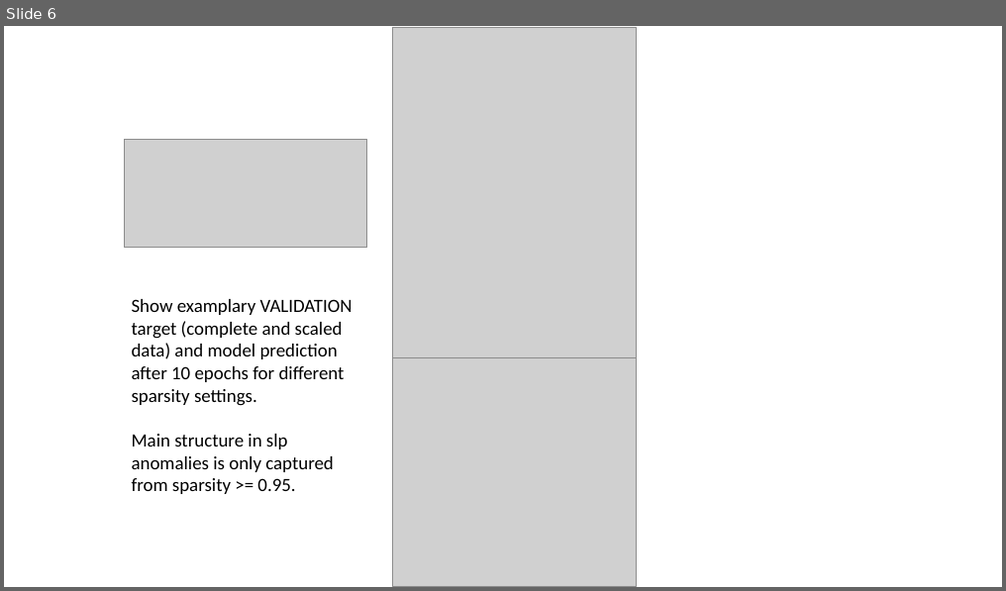
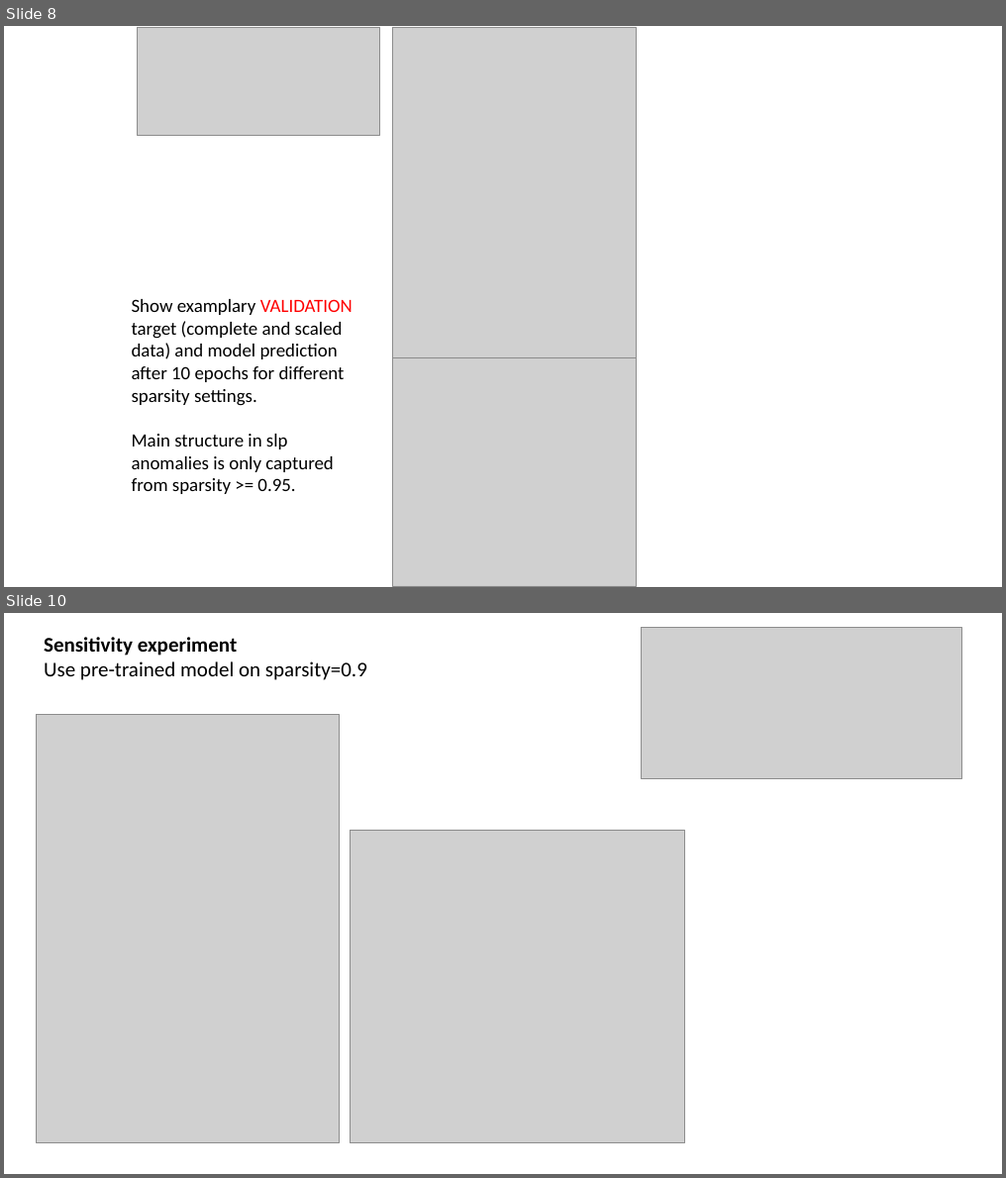
Before and after one commit to MarcoLandtHayen/reconstruct-sparse-inputs, a slide deck: presentations/unet_4conv_slp_realworld.pptx. Shown one above the other, each under a label of ours: slide 6 before the commit, slides 8 and 10 after it; the slides between them are not shown. The pictures are 1006x591 and 1006x1178 pixels, drawn with LibreOffice and Linux fonts; fonts in the diff are those of the drawing; grey boxes stand for pictures. Boxes give left, top, right and bottom in pixels: in the first picture for what was removed or moved away, otherwise in the second. Text is boxed around its words. In the diff, an @@ line names an element or a change of style, - is before the commit and + after.

Commit message:
Update presentation with summary on first experiments with U-Net on slp real world data

```diff
--- a/presentations/unet_4conv_slp_realworld.pptx
+++ b/presentations/unet_4conv_slp_realworld.pptx
@@ slide 10 added at [4, 613, 1002, 1174], background #FFFFFF @@
@@ text added at [44, 637, 367, 680], 20 pt, text #000000 @@
+Sensitivity experiment
+Use pre-trained model on sparsity=0.9
@@ picture added at [642, 627, 962, 779] @@
@@ picture added at [37, 714, 340, 1143] @@
@@ picture added at [350, 830, 684, 1144] @@
@@ what was slide 6 is now slide 8 @@
@@ slide 8 changed as well @@
@@ picture: place and size @@
-picture at [124, 139, 367, 247]
+picture at [137, 27, 380, 135]
@@ text at [132, 299, 352, 406]: text colour #000000 to #FF0000 in "VALIDATION" @@
```
Also in this commit, not shown: 4 other slides changed, 4 other slides added, 1 slide removed.
